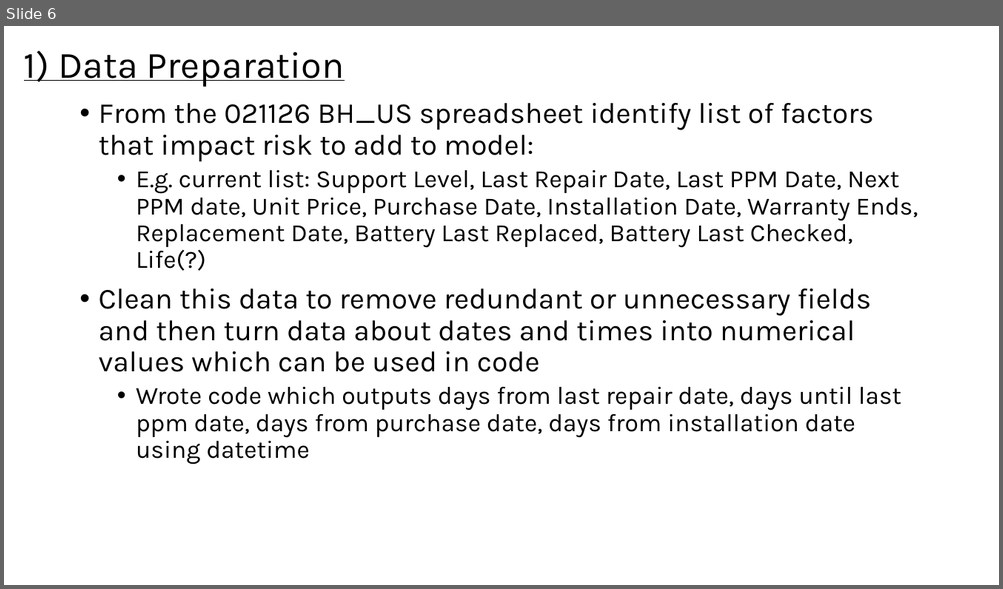
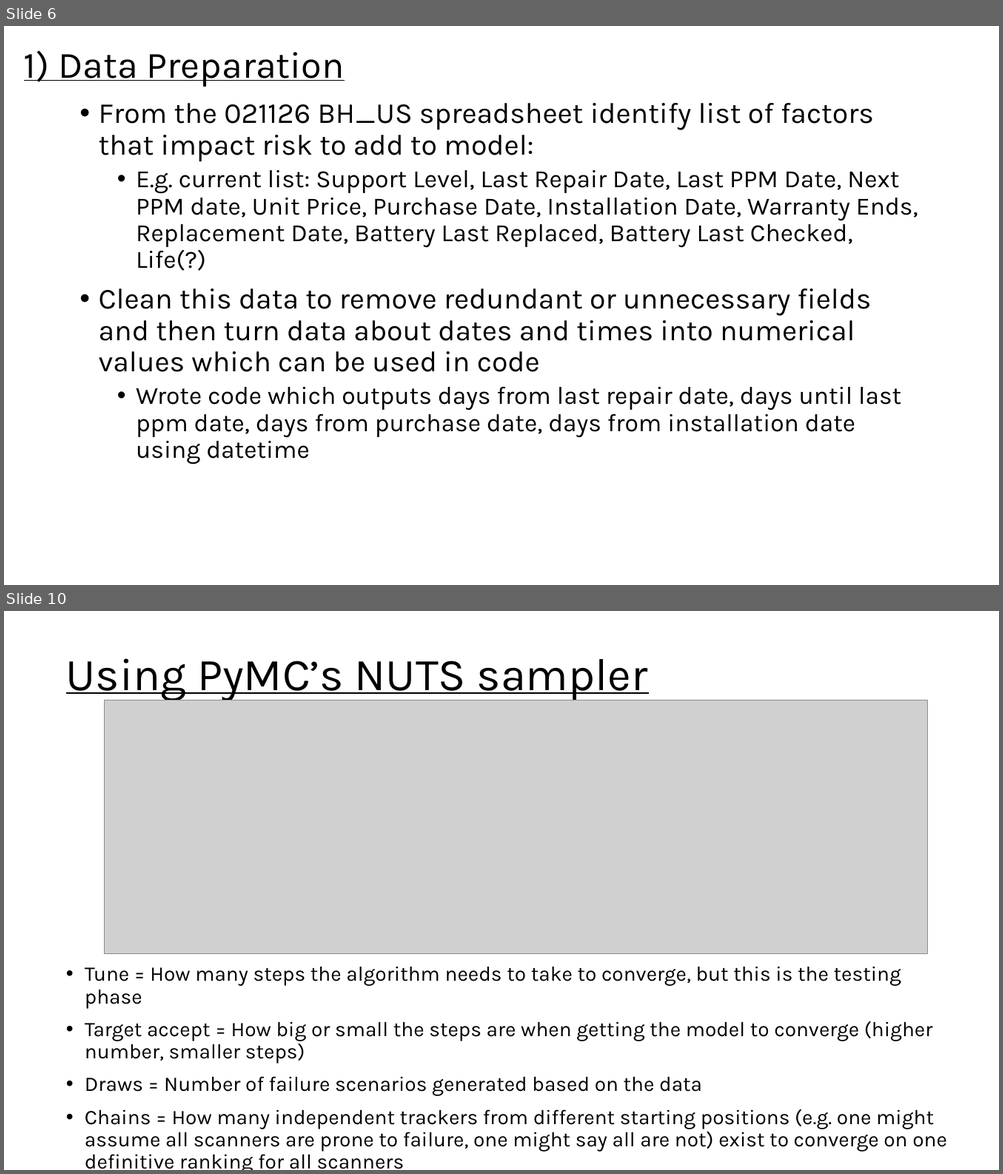
Before and after one commit to phmehta95/Ultrasound-Risk-Assessment-Model, a slide deck: Framework for Risk Model.pptx. Shown one above the other, each under a label of ours: slide 6 before the commit, slides 6 and 10 after it; the slides between them are not shown. The pictures are 1003x589 and 1003x1174 pixels, drawn with LibreOffice and Linux fonts; fonts in the diff are those of the drawing; grey boxes stand for pictures. Boxes give left, top, right and bottom in pixels: in the first picture for what was removed or moved away, otherwise in the second. Text is boxed around its words. In the diff, an @@ line names an element or a change of style, - is before the commit and + after.

```diff
--- a/Framework for Risk Model.pptx
+++ b/Framework for Risk Model.pptx
@@ slide 10 added at [4, 611, 999, 1170], background #FFFFFF @@
@@ title added at [66, 658, 648, 701], 44 pt, text #000000, underline @@
+Using PyMC’s NUTS sampler
@@ picture added at [105, 700, 928, 954] @@
@@ text added at [85, 966, 947, 1170], 20 pt, text #000000 @@
+• Tune = How many steps the algorithm needs to take to converge, but this is the testing phase
+• Target accept = How big or small the steps are when getting the model to converge (higher number, smaller steps)
+• Draws = Number of failure scenarios generated based on the data
+• Chains = How many independent trackers from different starting positions (e.g. one might assume all scanners are prone to failure, one might say all are not) exist to converge on one definitive ranking for all scanners
```
Also in this commit, not shown: 1 slide changed, 2 other slides added, 4 other files.
